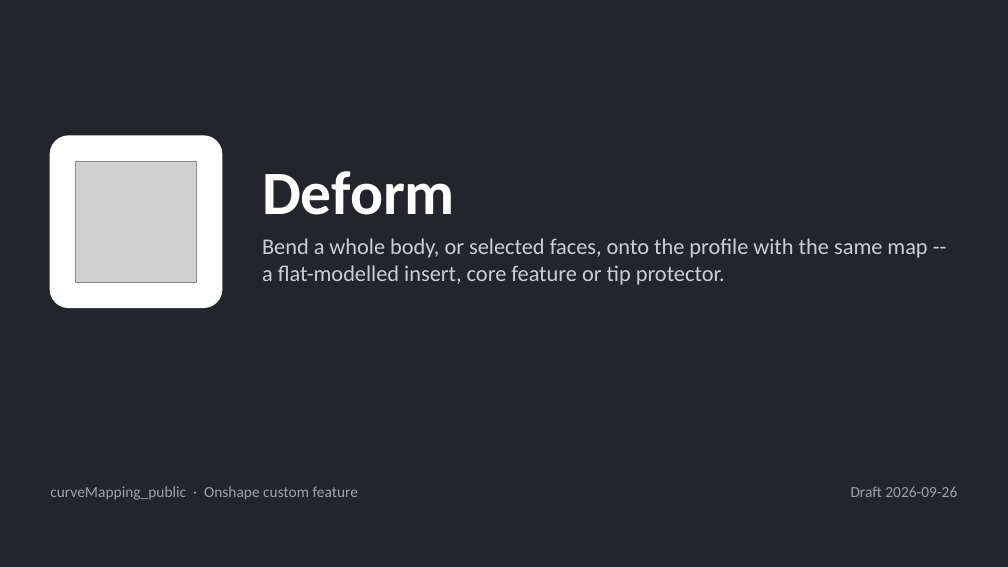
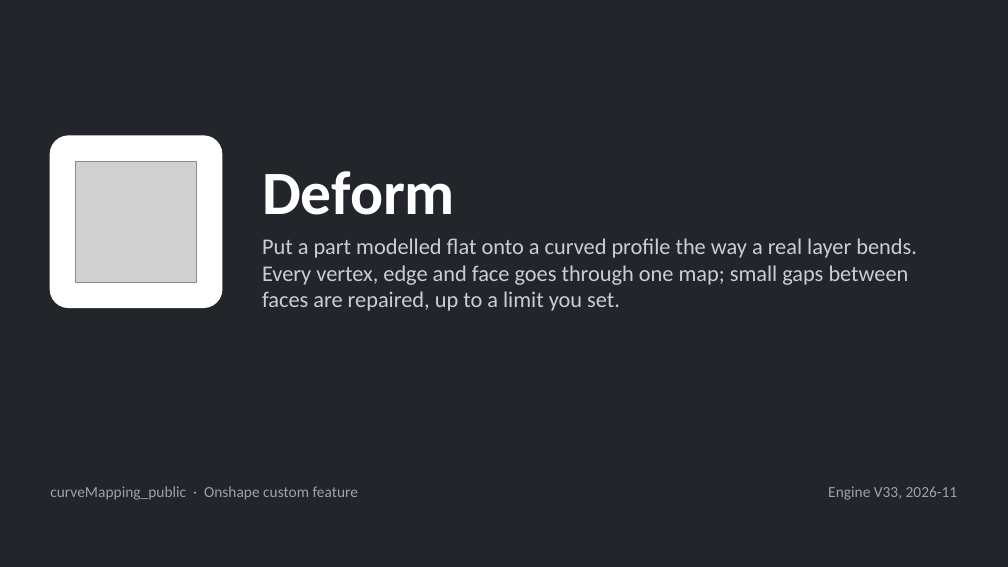
Before and after one commit to jedyeiser/featurescripts, a slide deck: slide 1 of docs/decks/deform/.baseline/deform.generated.pptx. Drawn at 1008x567 pixels with LibreOffice and Linux fonts; fonts in the diff are those of the drawing; grey boxes stand for pictures. Boxes give left, top, right and bottom in pixels: in the first picture for what was removed or moved away, otherwise in the second. Text is boxed around its words. In the diff, an @@ line names an element or a change of style, - is before the commit and + after.

Commit message:
Deform: seam repair with a user limit, alias pins, V33 public port, explainer and deck
Engine (curveMapping/deform.fs) is now the wrapped-edge code: vertices/edges mapped once, faces mapped
independently, tiny faces absorbed with the faces across them pinned (canonical_edges.fs), and a gap-driven
seam repair (sewSeams: refill the smaller face from its neighbours' edges) bounded by a new "Seam repair
limit" input (default 50 um, max 200 um; wider seams are reported with the limit that would close them).
Measured: lid 193 -> 185 faces, free edges 54 = source (limit 150 um); ski 78 -> 75, 30 = source; Deform
tests 4/4. deform_weld.fs / deform_wrapped.fs are kept as reference prototypes.

curveMapping_public re-ported against curveMapping V33 (port_public.py now also rewrites the
canonical_edges import); wrap files only re-point the core import.

Docs: docs/explainers/deform/deform_explained.md + PDF (built by docs/tooling/build_explainer_pdf.py),
rebuilt deform deck (build_deck.js: messageHead, reference header), probe scripts used for the lid/ski work.

```diff
--- a/docs/decks/deform/.baseline/deform.generated.pptx
+++ b/docs/decks/deform/.baseline/deform.generated.pptx
@@ text at box(262, 238, 917, 311): text changed @@
-Bend a whole body, or selected faces, onto the profile with the same map -- a flat-modelled insert, core feature or tip protector.
+Put a part modelled flat onto a curved profile the way a real layer bends. Every vertex, edge and face goes through one map; small gaps between faces are repaired, up to a limit you set.
@@ text at box(828, 486, 958, 500): text changed @@
-Draft 2026-09-26
+Engine V33, 2026-11
```
Also in this commit, not shown: 3 other slides changed, 11 slides added, 3 slides removed, 50 other files.
